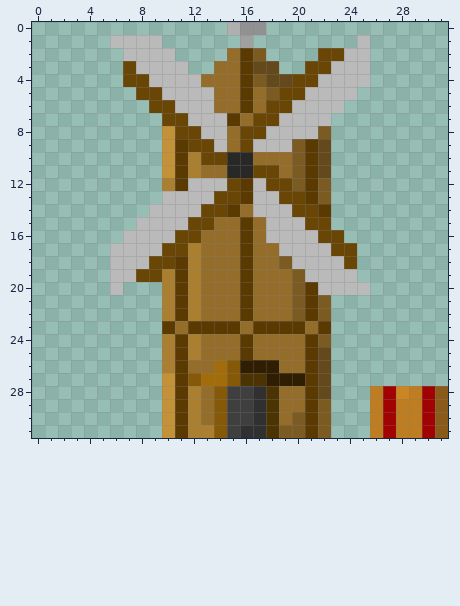
File history of a pixel-art sprite, src/res/building/Windmill.png. The picture above is the old version.
The file is 32x32 pixels. Colours within 5 levels of each other are drawn and written as one.
The same view after the edit:
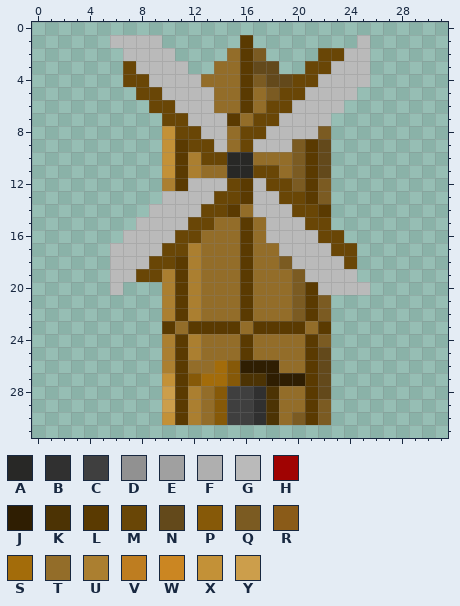
Palette (. is transparent): A #282826  B #303030  C #3f3f3f  D #919191  E #a0a0a0  F #afafaf  G #bababa  H #a00302  J #2f1e02  K #4c3304  L #5a3a01  M #694606  N #63491b  P #865908  Q #7b5b22  R #8a5b18  S #a36c0a  T #936d29  U #ab7f30  V #be7d20  W #cb8622  X #c39137  Y #cc9e4b
Changes in this commit:
y 0: x 15..17 FDD -> ...
y 1: x 16 E -> L
y 28: x 10 X -> Y; x 26..31 VHWVHR -> ......
y 29: x 10 X -> Y; x 26..31 VHVVHR -> ......
y 30: x 26..31 VHVVHR -> ......
y 31: x 10..22 XLUUPCBBKQQLQ -> .............; x 26..31 VHVVHR -> ......
